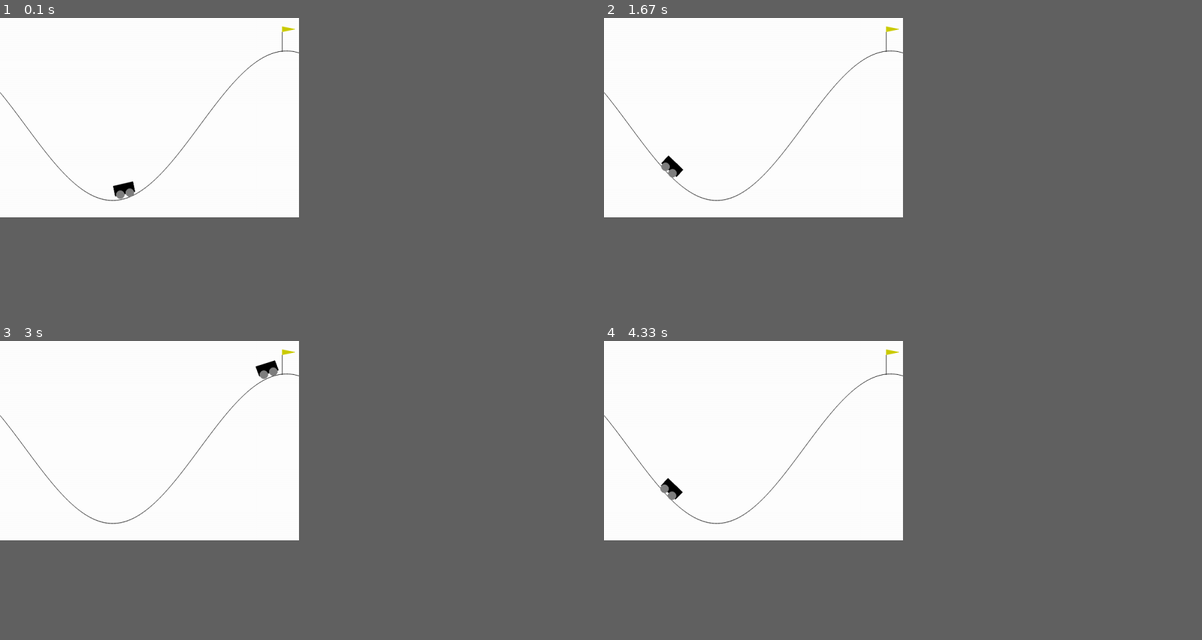
Above: before the commit, frames 1-4 (two rows, left to right).
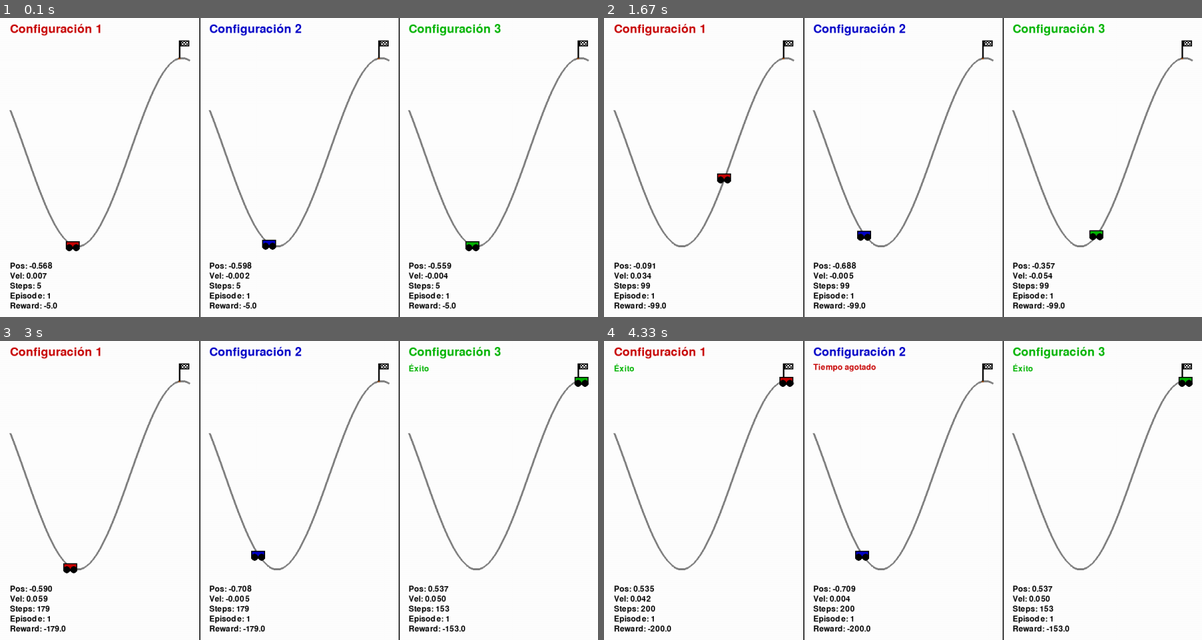
Above: after the commit, the same moments.

Repository: ScarloVM/TC02-Algoritmos-Geneticos
Game: pygame game, started from src/watch_native.py
Same seed, same stepped clock (60 frames per second), same inputs: the game is played once before the commit and once after it.
Inputs:
- Up to frame 1 (0.1 s): no input
- Up to frame 2 (1.67 s): no input
- Up to frame 3 (3 s): no input
- Up to frame 4 (4.33 s): no input
In our replay, the window is 450x300 before the commit and 900x450 after it. These sizes can differ from the game's own. Grey fills any space a smaller window leaves; there, only what the larger window draws over its background counts as a difference.

The runs differ from the first frame. In frame 1, 4.8% of the frame differs, in the area x 0-99%, y 0-100%; in frame 2, 4.9%; in frame 3, 5.0%; in frame 4, 5.2%.

Commit message:
configuraciones

Diff:
--- /dev/null
+++ b/src/config.py
@@ -0,0 +1,29 @@
+CONFIGURACIONES = {
+    'config1': {
+        'POBLACION': 30,
+        'GENERACIONES': 200,
+        'ELITE': 2,
+        'TASA_MUTACION': 0.10,
+        'DESV_MUTACION': 0.15,
+        'EPISODIOS_EVAL': 8,
+        'PASOS_MAX': 200
+    },
+    'config2': {
+        'POBLACION': 100,
+        'GENERACIONES': 150,
+        'ELITE': 8,
+        'TASA_MUTACION': 0.35,
+        'DESV_MUTACION': 0.30,
+        'EPISODIOS_EVAL': 3,
+        'PASOS_MAX': 200
+    },
+    'config3': {
+        'POBLACION': 60, # tamaño de la población
+        'GENERACIONES': 100, # número de generaciones
+        'ELITE': 4, # cuántos mejores se copian directo
+        'TASA_MUTACION': 0.20, # prob. de mutar cada gen
+        'DESV_MUTACION': 0.20, # sigma del ruido gaussiano de mutación
+        'EPISODIOS_EVAL': 5, # episodios por individuo (promedia)
+        'PASOS_MAX': 200 # pasos máx. por episodio (bucle interno)
+    }
+}
--- a/src/ga_train.py
+++ b/src/ga_train.py
@@ -1,18 +1,11 @@
 import os
 import numpy as np
 import gymnasium as gym
+from config import CONFIGURACIONES
 
 # ------------------- Configuración -------------------
 SEED = 0
 np.random.seed(SEED)
-
-POBLACION = 60            # tamaño de la población
-GENERACIONES = 100        # número de generaciones
-ELITE = 4                 # cuántos mejores se copian directo
-TASA_MUTACION = 0.20      # prob. de mutar cada gen
-DESV_MUTACION = 0.20      # sigma del ruido gaussiano de mutación
-EPISODIOS_EVAL = 5        # episodios por individuo (promedia)
-PASOS_MAX = 200           # pasos máx. por episodio (bucle interno)
 
 RUTA_MEJOR = "models/best_theta.npz"
 
@@ -22,7 +15,7 @@
 
 # ------------------- Representación -------------------
 def caracteristicas(obs: np.ndarray) -> np.ndarray:
-    """Convierte la observación [x, v] en φ = [x, v, 1, x^2, v^2, x*v]."""
+    #Convierte la observación [x, v] en φ = [x, v, 1, x^2, v^2, x*v].
     x, v = obs
     return np.array([x, v, 1.0, x * x, v * v, x * v], dtype=np.float32)
 
@@ -39,7 +32,7 @@
 
 
 # ------------------- Evaluación -------------------
-def evaluar_theta(theta: np.ndarray, seed_offset: int = 0):
+def evaluar_theta(theta: np.ndarray, EPISODIOS_EVAL: int, PASOS_MAX: int, seed_offset: int = 0):
     """
     Evalúa un individuo en EPISODIOS_EVAL episodios.
     Retorna:
@@ -77,7 +70,7 @@
 
 # ------------------- Operadores GA -------------------
 def torneo(poblacion: np.ndarray, fitnesses: list[float], k: int = 3) -> np.ndarray:
-    """Selección por torneo: devuelve una copia del ganador."""
+    #Selección por torneo: devuelve una copia del ganador.
     idxs = np.random.choice(len(poblacion), k, replace=False)
     ganador = idxs[np.argmax([fitnesses[i] for i in idxs])]
     return poblacion[ganador].copy()
@@ -90,16 +83,33 @@
     return hijo
 
 
-def mutar(hijo: np.ndarray) -> np.ndarray:
-    """Mutación gaussiana por gen con prob. TASA_MUTACION."""
+def mutar(hijo: np.ndarray, TASA_MUTACION: float, DESV_MUTACION: float) -> np.ndarray:
+    #Mutación gaussiana por gen con prob. TASA_MUTACION.
     mascara = np.random.rand(hijo.size) < TASA_MUTACION
     ruido = np.random.randn(hijo.size) * DESV_MUTACION
     return hijo + mascara * ruido
 
 
 # ------------------- Bucle principal -------------------
-def main():
+def ejecutarConfiguraciones(config_name, config_params):
+    print(f"\n{'='*60}")
+    print(f"EJECUTANDO CONFIGURACIÓN: {config_name}")
+    print(f"{'='*60}")
+
+    # Extraer parámetros de la configuración
+    POBLACION = config_params['POBLACION']
+    GENERACIONES = config_params['GENERACIONES']
+    ELITE = config_params['ELITE']
+    TASA_MUTACION = config_params['TASA_MUTACION']
+    DESV_MUTACION = config_params['DESV_MUTACION']
+    EPISODIOS_EVAL = config_params['EPISODIOS_EVAL']
+    PASOS_MAX = config_params['PASOS_MAX']
+
+    RUTA_MEJOR = f"models/best_theta_{config_name}.npz"
+
     os.makedirs("models", exist_ok=True)
+
+
 
     # Cromosoma: 3 acciones x 6 características = 18 genes
     poblacion = np.random.randn(POBLACION, ACCIONES * CARACT) * 0.5
@@ -114,7 +124,7 @@
 
         # Evaluar población
         for i, theta in enumerate(poblacion):
-            fit, r, xm = evaluar_theta(theta, seed_offset=g * 1000 + i * 10)
+            fit, r, xm = evaluar_theta(theta, seed_offset=g * 1000 + i * 10, EPISODIOS_EVAL=EPISODIOS_EVAL, PASOS_MAX=PASOS_MAX)
             fitnesses.append(fit)
             recomp_prom.append(r)
             xmax_prom.append(xm)
@@ -146,13 +156,19 @@
             p1 = torneo(poblacion, fitnesses, k=3)
             p2 = torneo(poblacion, fitnesses, k=3)
             hijo = cruce(p1, p2)
-            hijo = mutar(hijo)
+            hijo = mutar(hijo, TASA_MUTACION, DESV_MUTACION)
             nueva_poblacion.append(hijo)
 
         poblacion = np.stack(nueva_poblacion, axis=0)
 
     print(f"\nMejor fitness global: {mejor_fitness_global:.2f} | guardado en {RUTA_MEJOR}")
 
+def main():
+    for config_name, config_params in CONFIGURACIONES.items():
+        ejecutarConfiguraciones(config_name, config_params)
+        print(f"\n{'='*60}")
+        print(f"CONFIGURACIÓN {config_name} COMPLETADA")
+        print(f"{'='*60}\n")
 
 if __name__ == "__main__":
     main()
--- a/src/run_native.py
+++ /dev/null
@@ -1,16 +0,0 @@
-import gymnasium as gym
-
-def main():
-    env = gym.make("MountainCar-v0", render_mode="human", max_episode_steps=1000)
-    obs, info = env.reset(seed=0)
-
-    terminated = truncated = False
-    while True:
-        # Acción aleatoria (reemplaza por tu política/AG cuando lo tengas)
-        action = env.action_space.sample()
-        obs, reward, terminated, truncated, info = env.step(action)
-        if terminated or truncated:
-            obs, info = env.reset()
-
-if __name__ == "__main__":
-    main()
--- a/src/run_pygame.py
+++ /dev/null
@@ -1,52 +0,0 @@
-import gymnasium as gym
-import numpy as np
-import pygame
-
-ACTION_LEFT, ACTION_NONE, ACTION_RIGHT = 0, 1, 2
-
-def main():
-    env = gym.make("MountainCar-v0", render_mode="rgb_array", max_episode_steps=1000)
-    obs, info = env.reset(seed=0)
-
-    pygame.init()
-    frame = env.render()                      # H x W x 3
-    H, W = frame.shape[:2]
-    screen = pygame.display.set_mode((W, H))
-    pygame.display.set_caption("MountainCar - Pygame UI")
-    clock = pygame.time.Clock()
-
-    running = True
-    action = ACTION_NONE
-    terminated = truncated = False
-
-    while running:
-        # --- input ---
-        for event in pygame.event.get():
-            if event.type == pygame.QUIT:
-                running = False
-
-        keys = pygame.key.get_pressed()
-        if keys[pygame.K_LEFT]:
-            action = ACTION_LEFT
-        elif keys[pygame.K_RIGHT]:
-            action = ACTION_RIGHT
-        else:
-            action = ACTION_NONE
-
-        # --- paso del entorno ---
-        obs, reward, terminated, truncated, info = env.step(action)
-        if terminated or truncated:
-            obs, info = env.reset()
-
-        # --- render ---
-        frame = env.render()
-        surf = pygame.surfarray.make_surface(np.transpose(frame, (1, 0, 2)))
-        screen.blit(surf, (0, 0))
-        pygame.display.flip()
-        clock.tick(60)  # ~60 FPS
-
-    env.close()
-    pygame.quit()
-
-if __name__ == "__main__":
-    main()
--- a/src/watch_native.py
+++ b/src/watch_native.py
@@ -1,6 +1,12 @@
-import numpy as np, gymnasium as gym
-
-ACTIONS, FEATS = 3, 6
+import gymnasium as gym
+import numpy as np
+import pygame
+import sys
+import os
+
+# Constantes
+ACTIONS = 3
+FEATS = 6
 
 def featurize(obs):
     x, v = obs
@@ -11,21 +17,258 @@
     f = featurize(obs)
     return int((W @ f).argmax())
 
+class TripleGameRenderer:
+    def __init__(self):
+        pygame.init()
+        self.width = 1200
+        self.height = 600
+        self.screen = pygame.display.set_mode((self.width, self.height))
+        pygame.display.set_caption("MountainCar")
+        self.font = pygame.font.Font(None, 36)
+        self.small_font = pygame.font.Font(None, 24)
+
+        self.WHITE = (255, 255, 255)
+        self.BLACK = (0, 0, 0)
+        self.RED = (200, 0, 0)
+        self.BLUE = (0, 0, 200)
+        self.GREEN = (0, 180, 0)
+        self.GRAY = (128, 128, 128)
+
+        # Configuraciones de cada juego
+        self.game_width = self.width // 3
+        self.game_height = self.height - 100
+
+        self.car_colors = [self.RED, self.BLUE, self.GREEN]
+        self.config_names = ["Configuración 1", "Configuración 2", "Configuración 3"]
+
+    #Dibuja la montaña y el carro
+    def draw_mountain(self, surface, offset_x, x_pos):
+        section_width = self.game_width - 40
+        section_height = self.game_height - 80
+
+        #Dibuja la montaña
+        points = []
+        for i in range(section_width + 1):
+            x = -1.2 + (i / section_width) * 1.8
+            #Fórmula de la montaña
+            y = np.sin(3 * x) * 0.45 + 0.55
+            screen_y = 80 + int((1 - y) * section_height)
+            points.append((offset_x + 20 + i, screen_y))
+
+        #curva de la montaña
+        if len(points) > 1:
+            pygame.draw.lines(surface, self.GRAY, False, points, 4)
+
+        #Calcular posicion del carro
+        car_screen_x = offset_x + 20 + int((x_pos + 1.2) / 1.8 * section_width)
+        car_y = np.sin(3 * x_pos) * 0.45 + 0.55
+        car_screen_y = 80 + int((1 - car_y) * section_height)
+
+        #Dibujar la meta
+        goal_x = offset_x + 20 + int((0.5 + 1.2) / 1.8 * section_width)
+        goal_y = 80 + int((1 - (np.sin(3 * 0.5) * 0.45 + 0.55)) * section_height)
+        self.draw_flag(surface, goal_x, goal_y)
+
+        return car_screen_x, car_screen_y
+
+
+    # dibuja la bandera
+    def draw_flag(self, surface, x, y):
+        # Asta
+        pole_height = 35
+        pygame.draw.line(surface, self.BLACK, (x, y), (x, y - pole_height), 3)
+        flag_x = x + 2
+        flag_y = y - pole_height
+        square_size = 3
+
+        #para los cuadros
+        for row in range(4):
+            for col in range(6):
+                color = self.BLACK if (row + col) % 2 == 0 else self.WHITE
+                rect_x = flag_x + col * square_size
+                rect_y = flag_y + row * square_size
+                pygame.draw.rect(surface, color, (rect_x, rect_y, square_size, square_size))
+        pygame.draw.rect(surface, self.BLACK, (flag_x, flag_y, 18, 12), 2)
+        pygame.draw.rect(surface, (139, 69, 19), (x - 2, y, 4, 3))
+
+    #Dibuja el carro
+    def draw_car(self, surface, x, y, color):
+        # Cuerpo
+        car_width = 28
+        car_height = 16
+        pygame.draw.rect(surface, color, (int(x - car_width//2), int(y - car_height//2), car_width, car_height))
+        pygame.draw.rect(surface, self.BLACK, (int(x - car_width//2), int(y - car_height//2), car_width, car_height), 2)
+
+        # Ruedas
+        wheel_radius = 7
+        pygame.draw.circle(surface, self.BLACK, (int(x - 7), int(y + 5)), wheel_radius)
+        pygame.draw.circle(surface, self.BLACK, (int(x + 7), int(y + 5)), wheel_radius)
+
+
+    #Dibuja un frame con los 3 juegos
+    def draw_frame(self, states, step_counts, episode_counts, dones, total_rewards, restart_time_left=0):
+        self.screen.fill(self.WHITE)
+
+        # Dibujar separadores verticales
+        for i in range(1, 3):
+            x = i * self.game_width
+            pygame.draw.line(self.screen, self.BLACK, (x, 0), (x, self.height), 2)
+
+        #Dibujar cada juego
+        for i in range(3):
+            offset_x = i * self.game_width
+            x_pos, v_pos = states[i]
+
+            #Dibujar montaña y obtener posición del carro
+            car_x, car_y = self.draw_mountain(self.screen, offset_x, x_pos)
+
+            #Dibujar el carro
+            self.draw_car(self.screen, car_x, car_y, self.car_colors[i])
+
+            #Dibujar labels
+            config_text = self.font.render(self.config_names[i], True, self.car_colors[i])
+            self.screen.blit(config_text, (offset_x + 20, 10))
+
+            #Estado del episodio
+            if dones[i]:
+                if states[i][0] >= 0.5:
+                    status_text = self.small_font.render("Éxito", True, self.GREEN)
+                else:
+                    status_text = self.small_font.render("Tiempo agotado", True, self.RED)
+                self.screen.blit(status_text, (offset_x + 20, 45))
+
+            #Información adicional
+            pos_text = self.small_font.render(f"Pos: {x_pos:.3f}", True, self.BLACK)
+            vel_text = self.small_font.render(f"Vel: {v_pos:.3f}", True, self.BLACK)
+            step_text = self.small_font.render(f"Steps: {step_counts[i]}", True, self.BLACK)
+            episode_text = self.small_font.render(f"Episode: {episode_counts[i]}", True, self.BLACK)
+            reward_text = self.small_font.render(f"Reward: {total_rewards[i]:.1f}", True, self.BLACK)
+
+            self.screen.blit(pos_text, (offset_x + 20, self.height - 110))
+            self.screen.blit(vel_text, (offset_x + 20, self.height - 90))
+            self.screen.blit(step_text, (offset_x + 20, self.height - 70))
+            self.screen.blit(episode_text, (offset_x + 20, self.height - 50))
+            self.screen.blit(reward_text, (offset_x + 20, self.height - 30))
+
+
+        pygame.display.flip()
+
+#Carga el theta de una configuración específica
+def load_theta(config_num):
+
+    current_dir = os.getcwd()
+    model_path = os.path.join(current_dir, "models", f"best_theta_config{config_num}.npz")
+
+    if not os.path.exists(model_path):
+        parent_dir = os.path.dirname(current_dir)
+        model_path = os.path.join(parent_dir, "models", f"best_theta_config{config_num}.npz")
+
+    if not os.path.exists(model_path):
+        script_dir = os.path.dirname(os.path.abspath(__file__))
+        project_dir = os.path.dirname(script_dir)
+        model_path = os.path.join(project_dir, "models", f"best_theta_config{config_num}.npz")
+
+    if not os.path.exists(model_path):
+        print(f"Archivo {model_path} no encontrado")
+        models_dir = os.path.dirname(model_path)
+        if os.path.exists(models_dir):
+            print(f"Archivos disponibles en {models_dir}: {os.listdir(models_dir)}")
+        return None
+
+    try:
+        data = np.load(model_path)
+        print(f"Configuración {config_num} cargada exitosamente")
+        return data['theta']
+    except Exception as e:
+        print(f"Error cargando {model_path}: {e}")
+        return None
+
 def main():
-    theta = np.load("models/best_theta.npz")["theta"]
-    env = gym.make("MountainCar-v0", render_mode="human", max_episode_steps=500)
-    obs, info = env.reset(seed=42)
-
-    terminated = truncated = False
-    total = 0.0
-    while True:
-        a = act(obs, theta)
-        obs, r, terminated, truncated, info = env.step(a)
-        total += r
-        if terminated or truncated:
-            print(f"Fin episodio | reward total: {total:.1f}")
-            total = 0.0
-            obs, info = env.reset()
+    print("=== MountainCar ===")
+
+    # Cargar los 3 modelos
+    thetas = []
+    for i in range(1, 4):
+        theta = load_theta(i)
+        if theta is None:
+            print(f"Error cargando configuración {i}")
+            print("Asegúrate de que los archivos best_theta_config1.npz, best_theta_config2.npz y best_theta_config3.npz existan en la carpeta models/")
+            return
+        thetas.append(theta)
+
+    print("\nModelos cargados exitosamente")
+    print("\nIniciando simulación...\n")
+
+    # Crear 3 entornos
+    envs = [gym.make("MountainCar-v0", render_mode=None) for _ in range(3)]
+
+    renderer = TripleGameRenderer()
+
+    # Variables de estado
+    observations = [env.reset()[0] for env in envs]
+    step_counts = [0, 0, 0]
+    episode_counts = [1, 1, 1]
+    dones = [False, False, False]
+    total_rewards = [0.0, 0.0, 0.0]
+
+    restart_timer = 0.0
+    restart_delay = 3.0
+
+    clock = pygame.time.Clock()
+    running = True
+
+    try:
+        while running:
+            dt = clock.tick(60) / 1000.0  # Delta time en segundos
+
+            # Manejar eventos
+            for event in pygame.event.get():
+                if event.type == pygame.QUIT:
+                    running = False
+
+            #timer de reinicio
+            if all(dones):
+                restart_timer += dt
+                if restart_timer >= restart_delay:
+                    # Reiniciar automáticamente
+                    observations = [env.reset()[0] for env in envs]
+                    step_counts = [0, 0, 0]
+                    episode_counts = [c + 1 for c in episode_counts]
+                    dones = [False, False, False]
+                    total_rewards = [0.0, 0.0, 0.0]
+                    restart_timer = 0.0
+            else:
+                restart_timer = 0.0
+
+            # Ejecutar un paso en cada juego (solo si no está en modo reinicio)
+            if restart_timer == 0.0:
+                for i in range(3):
+                    if not dones[i]:
+                        action = act(observations[i], thetas[i])
+
+                        # Ejecutar acción
+                        obs, reward, terminated, truncated, info = envs[i].step(action)
+                        observations[i] = obs
+                        step_counts[i] += 1
+                        total_rewards[i] += reward
+
+                        # Verificar si terminó
+                        if terminated or truncated:
+                            dones[i] = True
+                            if terminated and obs[0] >= 0.5:
+                                print(f"Config {i+1} - Fin episodio | reward total: {total_rewards[i]:.1f} | Meta alcanzada en {step_counts[i]} pasos")
+                            else:
+                                print(f"Config {i+1} - Fin episodio | reward total: {total_rewards[i]:.1f} | Tiempo agotado después de {step_counts[i]} pasos")
+
+            # Renderizar
+            restart_time_left = restart_delay - restart_timer if all(dones) else 0
+            renderer.draw_frame(observations, step_counts, episode_counts, dones, total_rewards, restart_time_left)
+
+    finally:
+        # Limpiar
+        for env in envs:
+            env.close()
+        pygame.quit()
 
 if __name__ == "__main__":
     main()
Binary file removed: models/best_theta.npz
Binary file added: models/best_theta_config1.npz
Binary file added: models/best_theta_config2.npz
Binary file added: models/best_theta_config3.npz
